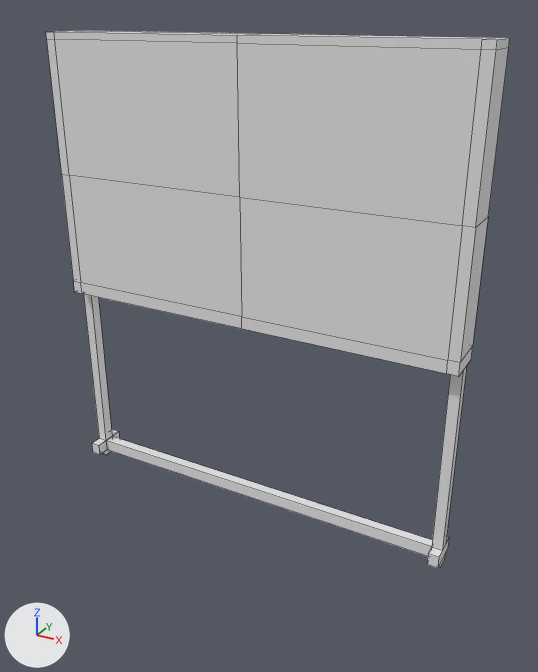
The FBX model Assets/Raw/whiteboard.fbx as it was, and as the next commit left it.
Camera for both pictures: a 50 mm lens placed at (5.34, -9.15, 3.41), pointed at (0.59, -0.52, -0.91). Arrows for +X, +Y and +Z are at lower left; the lights stay in place. Mesh edges are drawn as thin lines.
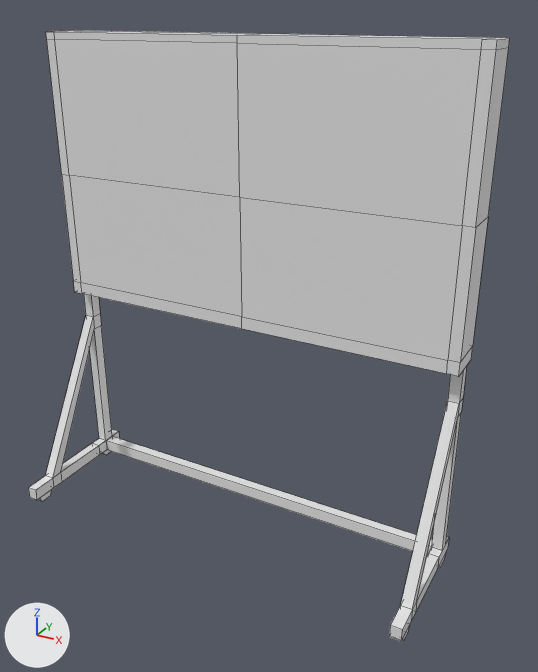
Commit message: changed whiteboard model

Pixel boxes (x1, y1, x2, y2) of what changed, in the pictures (538 x 672 px):
```json
{"object": "Cube", "change": "reshaped", "before": [46, 30, 510, 568], "after": [28, 30, 510, 641], "on screen": "14% taller"}
{"part": 1, "of": "me_cube", "change": "built on", "before": [84, 294, 467, 568], "after": [28, 294, 467, 641]}
```

The change, as JSON lines over the scene's bpy script:
```json
{"block": "me_cube", "where": "# used by ob_cube; location = (0.0, 0.0, 0.0); rotation_euler = (-3.142, 0.0, 0.0), in degrees (-180, 0, 0); scale = (-3.3, -0.3, -1.0)"}
{"op": "remove", "block": "me_cube", "code": "me_cube.from_pydata(...)  # 132 vertices, 132 faces; spans x -1.0..1.0, y -1.0..1.67, z -4.3..3.1"}
{"op": "add", "block": "me_cube", "code": "me_cube.from_pydata(...)  # 188 vertices, 192 faces; spans x -1.0..1.0, y -6.29..1.67, z -4.3..3.1"}
{"block": "me_cube", "change": "me_cube part 1"}
{"block": "me_cube", "change": "10 faces are deleted"}
{"block": "me_cube", "change": "16 vertices are added at x -1.0..1.0, y -6.09..-5.07, z -4.3..-4.2"}
{"block": "me_cube", "change": "8 new vertices lie (0.0, -3.33, 0.0) away from vertices in x -1.0..1.0, y -0.96..-0.87, z -4.2..-4.0"}
{"block": "me_cube", "change": "8 new vertices lie (0.0, -0.67, 0.0) away from vertices in x -1.0..1.0, y -4.29..-4.2, z -4.2..-4.0"}
{"block": "me_cube", "change": "8 new vertices lie (0.0, -1.33, 0.0) away from vertices in x -1.0..1.0, y -4.96..-4.87, z -4.2..-4.0"}
{"block": "me_cube", "change": "8 new vertices lie (0.0, 0.0, -0.5) away from vertices in x -1.0..1.0, y -0.3..0.3, z -1.0"}
{"block": "me_cube", "change": "8 new vertices lie (0.0, 0.0, 2.28) away from vertices in x -1.0..1.0, y -0.3..0.3, z -4.0"}
{"block": "me_cube", "change": "70 new faces join them"}
```
